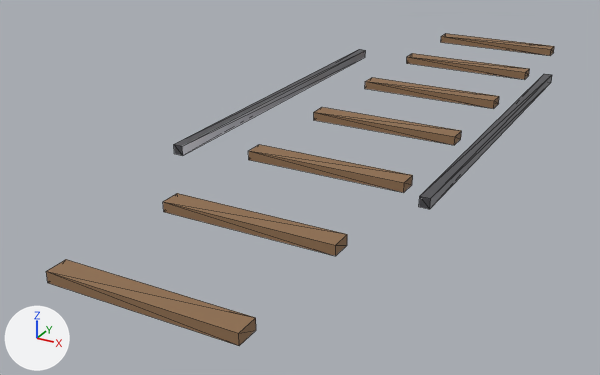
The glTF model src/episode2/assets/rail_segment.glb: old version first, new version second.
The view is the same before and after, from a 50 mm camera at (2.42, -5.79, 2.26) aimed at (-0.48, -0.52, -0.37). Every picture has the same lights, and +X, +Y and +Z are marked at lower left. The older version comes first. Mesh edges are drawn as thin lines. Where no turn or scale is listed for an object, it has been applied to the vertices.

In view in the first picture: 'RailL', 'RailR', 'Tie0', 'Tie1', 'Tie2', 'Tie3', 'Tie4', 'Tie5', 'Tie6'.
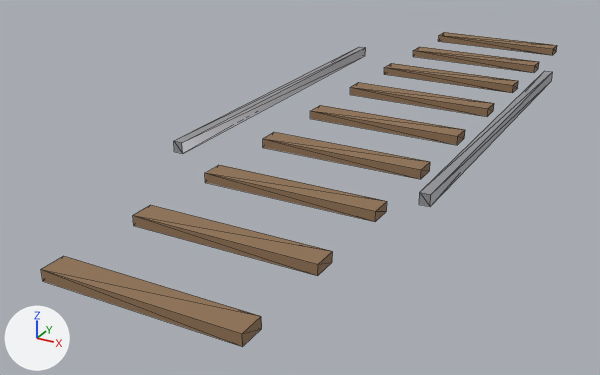
What changed in the scene script:
```text
Change mat_rail_steel:
    mat_rail_steel.base_color: (0.22, 0.22, 0.24) -> (0.46, 0.46, 0.49)  # grey #818186 -> grey #b5b5ba
Change mat_tie_wood:
    mat_tie_wood.base_color: (0.28, 0.16, 0.08) -> (0.28, 0.17, 0.09)  # brown #906f50 -> brown #907355
    mat_tie_wood.roughness: 0.8 -> 0.85
Add me_cube_009:
    me_cube_009.from_pydata(...)  # a box spanning x -0.625..0.625, y -0.085..0.085, z -0.035..0.035
    me_cube_009.materials.append(mat_tie_wood)  # brown #907355
Change ob_raill:
    ob_raill.location: (-0.9, 0.0, 0.2) -> (-0.9, 0.0, 0.22)
    ob_raill.scale: (0.07, 3.0, 0.07) -> (0.07, 3.0, 0.08)
Change ob_railr:
    ob_railr.location: (0.9, 0.0, 0.2) -> (0.9, 0.0, 0.22)
    ob_railr.scale: (0.07, 3.0, 0.07) -> (0.07, 3.0, 0.08)
Change ob_tie0:
    ob_tie0.location: (0.0, -3.0, 0.07) -> (0.0, -3.0, 0.08)
    ob_tie0.scale: (1.2, 0.15, 0.07) -> (1.25, 0.17, 0.07)
Change ob_tie1:
    ob_tie1.location: (0.0, -2.0, 0.07) -> (0.0, -2.25, 0.08)
    ob_tie1.scale: (1.2, 0.15, 0.07) -> (1.25, 0.17, 0.07)
Change ob_tie2:
    ob_tie2.location: (0.0, -1.0, 0.07) -> (0.0, -1.5, 0.08)
    ob_tie2.scale: (1.2, 0.15, 0.07) -> (1.25, 0.17, 0.07)
Change ob_tie3:
    ob_tie3.location: (0.0, 0.0, 0.07) -> (0.0, -0.75, 0.08)
    ob_tie3.scale: (1.2, 0.15, 0.07) -> (1.25, 0.17, 0.07)
Change ob_tie4:
    ob_tie4.location: (0.0, 1.0, 0.07) -> (0.0, 0.0, 0.08)
    ob_tie4.scale: (1.2, 0.15, 0.07) -> (1.25, 0.17, 0.07)
Change ob_tie5:
    ob_tie5.location: (0.0, 2.0, 0.07) -> (0.0, 0.75, 0.08)
    ob_tie5.scale: (1.2, 0.15, 0.07) -> (1.25, 0.17, 0.07)
Change ob_tie6:
    ob_tie6.location: (0.0, 3.0, 0.07) -> (0.0, 1.5, 0.08)
    ob_tie6.scale: (1.2, 0.15, 0.07) -> (1.25, 0.17, 0.07)
Add ob_tie7:
    ob_tie7 = bpy.data.objects.new('Tie7', me_cube_009)
    ob_tie7.location = (0.0, 2.25, 0.08)
```

Pixel boxes [x1, y1, x2, y2] of what changed, in the pictures (600 x 375 px):
'Tie1', recoloured, surface changed, moved, rescaled (9% wider, 12% taller)
    before: [163, 193, 347, 256]
    after: [133, 205, 333, 276]
'Tie0', recoloured, surface changed, moved, rescaled
    before: [46, 259, 256, 346]
    after: [41, 256, 262, 347]
'Tie2', recoloured, surface changed, moved, rescaled (10% wider, 16% taller)
    before: [248, 144, 413, 193]
    after: [205, 165, 387, 222]
'Tie3', recoloured, surface changed, moved, rescaled (14% wider, 23% taller)
    before: [314, 107, 461, 145]
    after: [263, 132, 430, 179]
'Tie4', recoloured, surface changed, moved, rescaled (16% wider, 24% taller)
    before: [365, 77, 499, 109]
    after: [310, 105, 465, 145]
'Tie5', recoloured, surface changed, moved, rescaled (17% wider, 29% taller)
    before: [407, 53, 530, 80]
    after: [350, 82, 494, 117]
'RailL', recoloured, moved, rescaled
    before: [174, 49, 366, 156]
    after: [174, 47, 366, 154]
'RailR', recoloured, moved, rescaled
    before: [419, 74, 552, 209]
    after: [419, 71, 553, 207]
'Tie6', recoloured, surface changed, moved, rescaled (18% wider, 29% taller)
    before: [441, 33, 554, 56]
    after: [384, 63, 518, 93]
'Tie7', added (brown)
    after: [413, 47, 539, 73]
'Tie8', now drawn (brown)
    after: [438, 32, 557, 55]
